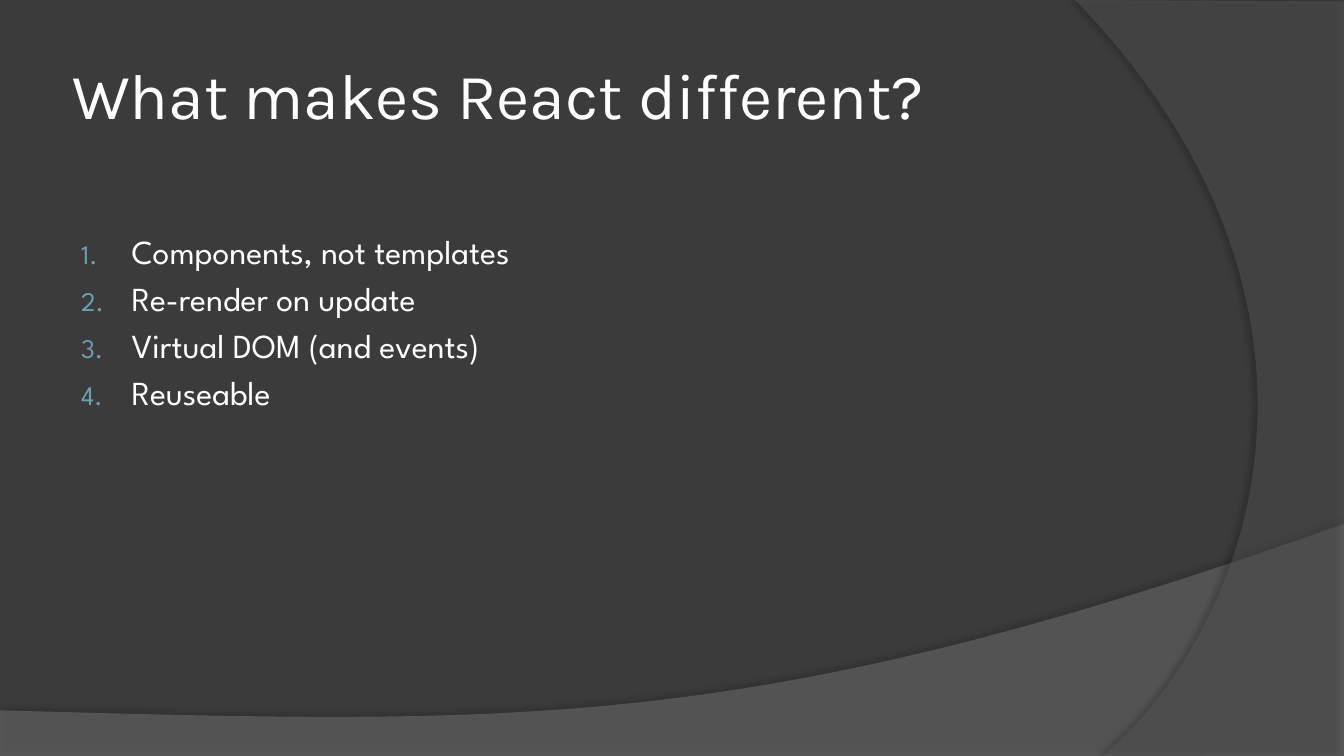
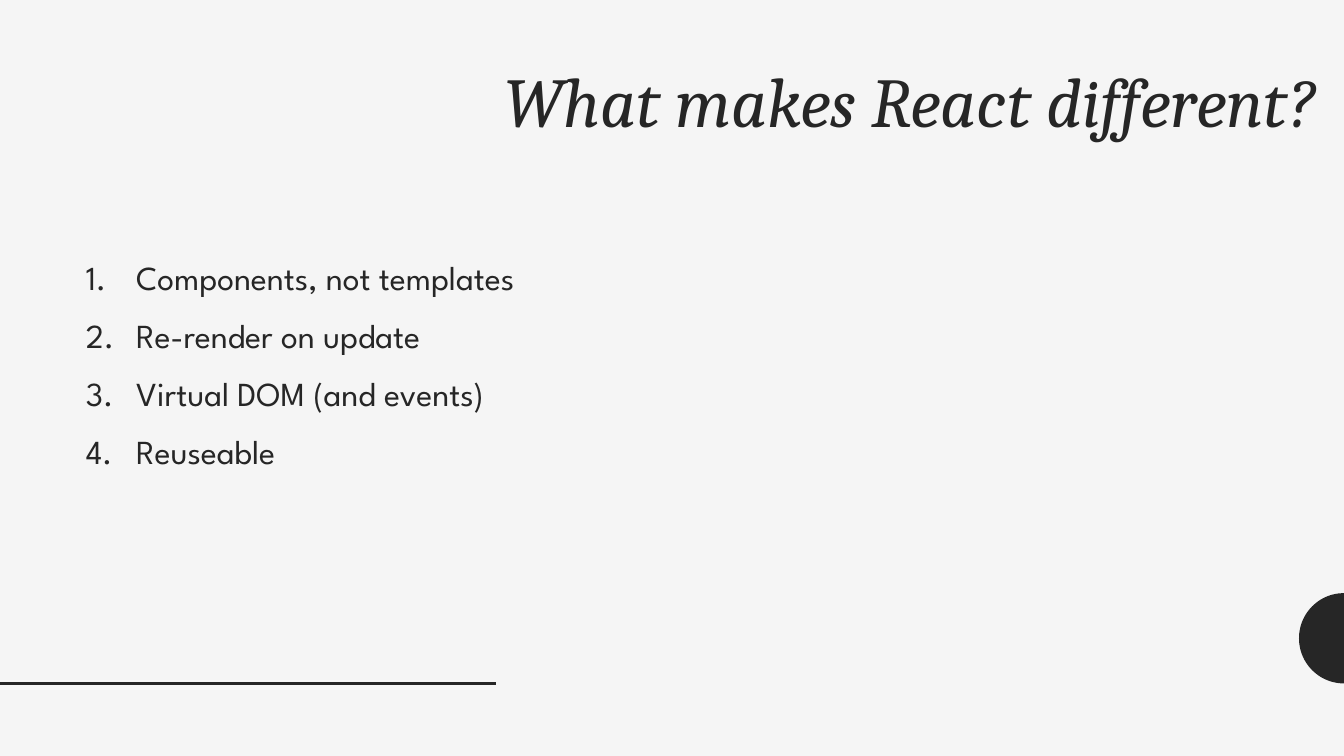
Before and after one commit to cthanhnguyen/ReactApp, a slide deck: slide 18 of Document/React Presentation.pptx (slide 4 before the commit). Drawn at 1344x756 pixels with LibreOffice and Linux fonts; fonts in the diff are those of the drawing. Boxes give left, top, right and bottom in pixels: in the first picture for what was removed or moved away, otherwise in the second. Text is boxed around its words. In the diff, an @@ line names an element or a change of style, - is before the commit and + after.

```diff
--- a/Document/React Presentation.pptx
+++ b/Document/React Presentation.pptx
@@ background #3B3B3B to #F5F5F5 @@
@@ freeform shape removed at bbox=[1076, 0, 1344, 756] @@
@@ title "What makes React different?": place and size @@
-title "What makes React different?" at bbox=[72, 74, 924, 120]
+title "What makes React different?" at bbox=[504, 78, 1316, 142]
@@ title "What makes React different?" at bbox=[504, 78, 1316, 142]: size 46 to 50 pt, font Karla to Cambria, text colour #FFFFFF to #262626, italic on; alignment left to right; line spacing 1 to 0.9; vertical alignment middle to top @@
@@ text "Components, not templates": place and size @@
-text "Components, not templates" at bbox=[132, 241, 509, 406]
+text "Components, not templates" at bbox=[136, 267, 514, 465]
@@ text "Components, not templates" at bbox=[136, 267, 514, 465]: text colour #FFFFFF to #262626; line spacing 1 to 1.12; more space between paragraphs @@
@@ freeform shape removed at bbox=[0, 524, 1344, 756] @@
@@ freeform shape added at bbox=[1300, 593, 1344, 684], fill #262626 @@
@@ line added from (0, 684) to (496, 684), #262626 2 pt @@
```
Also in this commit, not shown: 29 other slides changed, 14 slides added.
